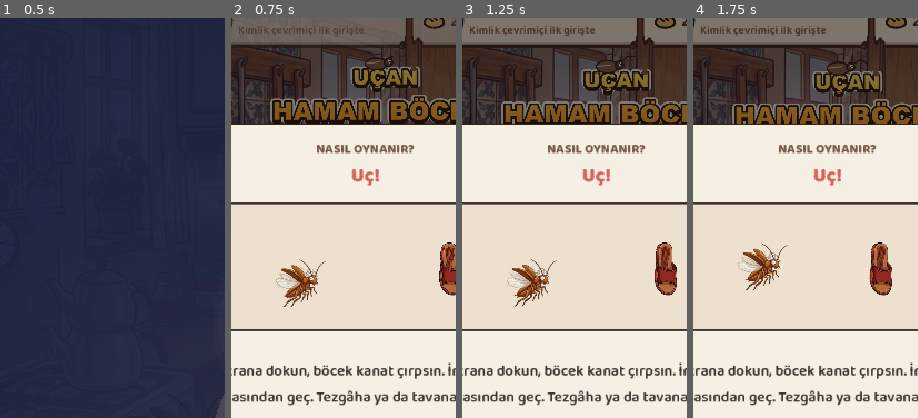
Above: before the commit, frames 1-4 (left to right).
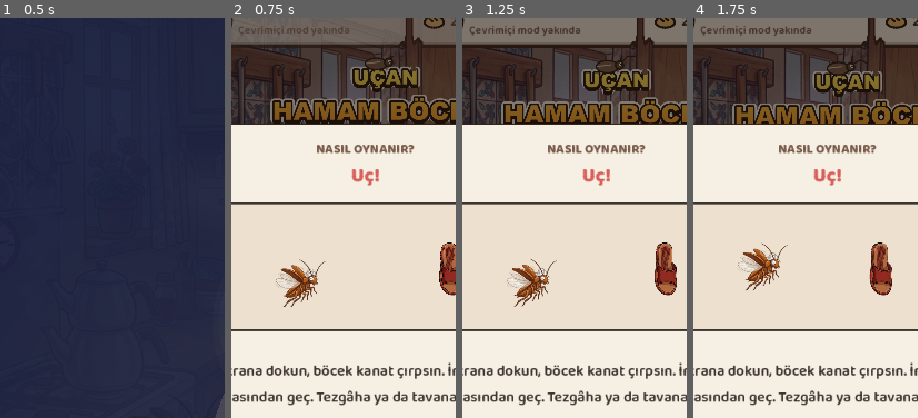
Above: after the commit, the same moments.

Repository: rabbace/ucan-hamam-bocegi
Game: Godot game, scene res://scenes/ui/Intro.tscn
Two runs of this game, one before a commit and one after it. Both use one fixed random seed, a clock stepped at 60 frames per second and the inputs below.
Inputs (mouse positions are % of the whole screen's width and height, from its top left):
- Up to frame 1 (0.5 s): no input
- Up to frame 2 (0.75 s): tap Enter at 0.5 s; move the mouse to (72, 45) at 0.52 s; hold E (ability) from 0.53 s (still down); click (72, 45) at 0.67 s
- Up to frame 3 (1.25 s): keep holding E (ability); tap Space (flap) at 0.77, 1.07 s
- Up to frame 4 (1.75 s): release E (ability) at 1.25 s; click (27, 4) at 1.25 s
The pictures show only the part of the screen within x 12-62%, y 4-54%; the shares and areas given below are measured in that part.

Frame 1 is identical in both runs. In frame 2, 0.3% of the frame differs, in the area x 4-60%, y 2-5%; in frame 3, 0.5%, in the area x 3-60%, y 2-5%; in frame 4, 0.5%.

Commit message:
Cevrimici mod simdilik kapali: ONLINE_ENABLED bayragi, Yakinda kartlari, davet gorevi filtresi (gecmis #40)
Co-Authored-By: Claude Opus 5.5 <noreply@anthropic.com>

Diff:
--- a/autoload/Mahalle.gd
+++ b/autoload/Mahalle.gd
@@ -83,15 +83,19 @@
 	for a: String in args:
 		if a.begins_with("--hesap="):
 			_account_path = a.substr(8)
+	_load_account()
+	_build_notice_layer()
+	if not GameConfig.ONLINE_ENABLED:
+		# Çevrimiçi kapalı: sunucuya hiç bağlanılmaz, bağlantı/derin bağlantı işlenmez
+		set_process(false)
+		return
 	for a: String in OS.get_cmdline_args() + args:
 		if a.begins_with(GameConfig.FRIEND_LINK_SCHEME):
 			handle_deep_link(a)
 	_poll_platform_link()
-	_load_account()
 	NetworkManager.results_ready.connect(_on_results_ready)
 	NetworkManager.connection_succeeded.connect(_on_room_connected)
 	NetStream.warn_if_insecure("İstemci")
-	_build_notice_layer()
 	if _enabled:
 		_open.call_deferred()
 
@@ -145,7 +149,7 @@
 
 ## Çevrimiçi bir özelliğe girildi: kimlik yoksa alınır, bağlantı açılır.
 func activate() -> void:
-	if _server_mode:
+	if _server_mode or not GameConfig.ONLINE_ENABLED:
 		return
 	if not _enabled:
 		_enabled = true
@@ -1175,7 +1179,7 @@
 # ---------------------------------------------------------------------------
 
 func _notification(what: int) -> void:
-	if _server_mode:
+	if _server_mode or not GameConfig.ONLINE_ENABLED:
 		return
 	if what == NOTIFICATION_APPLICATION_PAUSED:
 		_paused = true
--- a/data/GameConfig.gd
+++ b/data/GameConfig.gd
@@ -211,6 +211,11 @@
 const ROOM_PORT_MIN: int = 7801
 const ROOM_PORT_MAX: int = 7850
 const DEFAULT_SERVER_HOST: String = "127.0.0.1"
+## Çevrimiçi özellikler (Hızlı Oyun, Özel Oda, Böcek Kimliği, Arkadaşlar, Hesabım). Sunucu alınana kadar kapalı;
+## açmak için true yap, DEFAULT_SERVER_HOST'u sunucu adresine çevir ve TLS'yi kur (server/SUNUCU_KURULUM.md).
+const ONLINE_ENABLED: bool = false
+const ONLINE_SOON_TITLE: String = "Çevrimiçi mod yakında!"
+const ONLINE_SOON_TEXT: String = "Uzaktaki kankalarla oynamak için mutfağı hazırlıyoruz. Şimdilik botlarla ya da aynı Wi-Fi'deki arkadaşlarınla oynayabilirsin."
 const SAVE_PATH: String = "user://save.cfg"
 const KIRINTI_DAILY_BONUS: int = 25
 const KIRINTI_RANK_BONUS: Array[int] = [30, 20, 12, 6, 3]
@@ -1026,6 +1031,9 @@
 		if used_events.has(ev):
 			continue
 		var grp: String = str(d.get("group", ""))
+		# Çevrimiçi kapalıyken yapılamayan görev (arkadaş daveti) çıkmasın
+		if not ONLINE_ENABLED and ev == "invite":
+			continue
 		if grp == "mp" and mp_n >= DAILY_TASK_MAX_MP:
 			continue
 		if grp == "social" and social_n >= DAILY_TASK_MAX_SOCIAL:
--- a/scenes/ui/MainMenu.gd
+++ b/scenes/ui/MainMenu.gd
@@ -400,7 +400,7 @@
 	else:
 		_check_streak_celebration()
 	# Faz 12.3: paylaşım bağlantısıyla açıldıysa "İstek gönderilsin mi?"
-	if not Mahalle.pending_link_id.is_empty():
+	if GameConfig.ONLINE_ENABLED and not Mahalle.pending_link_id.is_empty():
 		var link_id: String = Mahalle.pending_link_id
 		Mahalle.pending_link_id = ""
 		FriendsUi.open_link_confirm(self, link_id)
@@ -883,8 +883,11 @@
 			_build_quests_page(page)
 		"friends":
 			_commit_name()
-			var froot: Control = FriendsUi.open_friends(page)
-			froot.name = "FriendsPage"
+			if GameConfig.ONLINE_ENABLED:
+				var froot: Control = FriendsUi.open_friends(page)
+				froot.name = "FriendsPage"
+			else:
+				_build_online_soon_page(page)
 	_fit_page_content(page)
 
 
@@ -938,6 +941,27 @@
 	body.add_child(skills_btn)
 
 
+## Çevrimiçi kapalıyken Arkadaşlar sekmesi: kısa ve sıcak bir "yakında" notu.
+func _build_online_soon_page(page: Control) -> void:
+	var body: VBoxContainer = _page_shell(page, "ARKADAŞLAR")
+	(page.get_node("PageRoot") as Control).name = "FriendsPage"
+	var icon: MenuIcon = MenuIcon.new("friends", 96.0, 4.0)
+	icon.size_flags_horizontal = Control.SIZE_SHRINK_CENTER
+	body.add_child(icon)
+	var title: Label = Label.new()
+	title.text = GameConfig.ONLINE_SOON_TITLE
+	title.horizontal_alignment = HORIZONTAL_ALIGNMENT_CENTER
+	ComicUiHelper.style_label(title, GameConfig.FS_H2, GameConfig.COLOR_INK, true)
+	body.add_child(title)
+	_hint_label(body, GameConfig.ONLINE_SOON_TEXT)
+	var bots_btn: Button = _modal_button("Botlarla Oyna", GameConfig.COLOR_GREEN_GO, 60.0, GameConfig.FS_BUTTON)
+	bots_btn.pressed.connect(_open_bots_modal)
+	body.add_child(bots_btn)
+	var lan_btn: Button = _modal_button("Aynı Wi-Fi'de Oyna", GameConfig.COLOR_SAGE, 60.0, GameConfig.FS_BUTTON)
+	lan_btn.pressed.connect(_open_lan_sheet)
+	body.add_child(lan_btn)
+
+
 func _build_quests_page(page: Control) -> void:
 	var body: VBoxContainer = _page_shell(page, "GÖREVLER")
 	body.add_child(_build_streak_card())
@@ -1177,6 +1201,10 @@
 
 ## Profil kartı, Böcek Kimliği satırı, Arkadaşlar rozeti ve internet yokken gri görünüm.
 func _refresh_identity() -> void:
+	if not GameConfig.ONLINE_ENABLED:
+		if _profile_id != null:
+			_profile_id.text = "Çevrimiçi mod yakında"
+		return
 	var has_id: bool = Mahalle.has_account()
 	if _profile_id != null:
 		_profile_id.text = Mahalle.formatted_id() if has_id else "Kimlik çevrimiçi ilk girişte"
@@ -1270,6 +1298,7 @@
 			_show_notice(msg)
 	)
 	id_row.add_child(_id_share_btn)
+	id_row.visible = GameConfig.ONLINE_ENABLED
 	_refresh_identity()
 
 	_build_menu_links(body, root)
@@ -1299,8 +1328,9 @@
 		["album", "album", "Albüm", _open_album],
 		["guide", "guide", "Nasıl Oynanır", _open_guide],
 		["credits", "credits", "Emeği Geçenler", _open_credits],
-		["account", "account", "Hesabım", func() -> void: FriendsUi.open_account(self)],
 	]
+	if GameConfig.ONLINE_ENABLED:
+		items.append(["account", "account", "Hesabım", func() -> void: FriendsUi.open_account(self)])
 	for it: Array in items:
 		var b: Button = _make_icon_button(str(it[1]), str(it[2]), GameConfig.FS_SMALL, false, 34.0)
 		b.name = "Link_%s" % str(it[0])
@@ -1368,8 +1398,13 @@
 	body.add_child(solo_card)
 	body.add_child(_mode_card(root, "bots", "Botlarla Oyna", "İnternet yoksa mahallenin botlarıyla yarış.", last == "bots", _open_bots_modal))
 	body.add_child(_mode_card(root, "lan", "Arkadaşlarla (Aynı Wi-Fi)", "Aynı modemdeyseniz biri oda kursun.", last == "lan", _open_lan_sheet))
-	var online: PanelContainer = _mode_card(root, "online", "Çevrimiçi", "Uzaktaki kankayla kodla buluş ya da rastgele sataş.", last == "online", _open_online_modal)
-	online.modulate.a = 1.0 if Mahalle.reachable else 0.75
+	var online: PanelContainer = null
+	if GameConfig.ONLINE_ENABLED:
+		online = _mode_card(root, "online", "Çevrimiçi", "Uzaktaki kankayla kodla buluş ya da rastgele sataş.", last == "online", _open_online_modal)
+		online.modulate.a = 1.0 if Mahalle.reachable else 0.75
+	else:
+		online = _mode_card(root, "online", "Çevrimiçi · Yakında", "Uzaktaki kankalarla oynamak için mutfağı hazırlıyoruz.", false, func() -> void: _show_notice(GameConfig.ONLINE_SOON_TITLE))
+		online.modulate.a = 0.7
 	body.add_child(online)
 
 
@@ -1768,6 +1803,9 @@
 
 
 func _open_online_modal() -> void:
+	if not GameConfig.ONLINE_ENABLED:
+		_show_notice(GameConfig.ONLINE_SOON_TITLE)
+		return
 	_commit_name()
 	_remember_mode("online")
 	# Faz 12.1: ilk çevrimiçi girişte Böcek Kimliği alınır
@@ -1954,10 +1992,11 @@
 		VoiceChatUi.build_settings_section(body, self)
 
 	# Faz 12.1: kimlik, kurtarma kodu, geri yükleme
-	_section_label(body, "Hesabım")
-	_add_setting_row(body, "Böcek Kimliği", Mahalle.formatted_id() + " · Kurtarma Kodu, Kimliğimi Geri Yükle" if Mahalle.has_account() else "Kurtarma Kodu, Kimliğimi Geri Yükle",
-		func() -> Array: return ["Aç", true],
-		func() -> void: FriendsUi.open_account(self))
+	if GameConfig.ONLINE_ENABLED:
+		_section_label(body, "Hesabım")
+		_add_setting_row(body, "Böcek Kimliği", Mahalle.formatted_id() + " · Kurtarma Kodu, Kimliğimi Geri Yükle" if Mahalle.has_account() else "Kurtarma Kodu, Kimliğimi Geri Yükle",
+			func() -> Array: return ["Aç", true],
+			func() -> void: FriendsUi.open_account(self))
 
 	_section_label(body, "Mekan")
 	_build_theme_grid(body)
--- a/tools/ci_check.gd
+++ b/tools/ci_check.gd
@@ -126,6 +126,24 @@
 	await _faz12cd_checks()
 	await _faz13a_checks()
 	await _faz13b_checks()
+	_online_flag_checks()
+
+
+## Çevrimiçi kapalıyken: davet görevi hiç çıkmaz, Mahalle bağlantı açmaz.
+func _online_flag_checks() -> void:
+	if GameConfig.ONLINE_ENABLED:
+		return
+	for d_i: int in range(60):
+		var day: String = "2026-%02d-%02d" % [1 + d_i / 28, 1 + d_i % 28]
+		for t: Dictionary in GameConfig.pick_daily_tasks(day):
+			if str(t["id"]) == "davet":
+				push_error("Çevrimiçi kapalıyken davet görevi çıktı: " + day)
+	var mh: Node = get_node_or_null("/root/Mahalle")
+	if mh != null:
+		mh.call("activate")
+		if int(mh.get("link_state")) != 0:
+			push_error("Çevrimiçi kapalıyken Mahalle bağlantı açmaya çalıştı")
+	print("Çevrimiçi kapalı kontrolleri bitti.")
 
 
 ## Faz 11A: bot planı deterministik mi, beceri seviyeleri mantıklı mı, ters mesafe hesabı doğru mu.
Not shown, changed: gecmis.md
